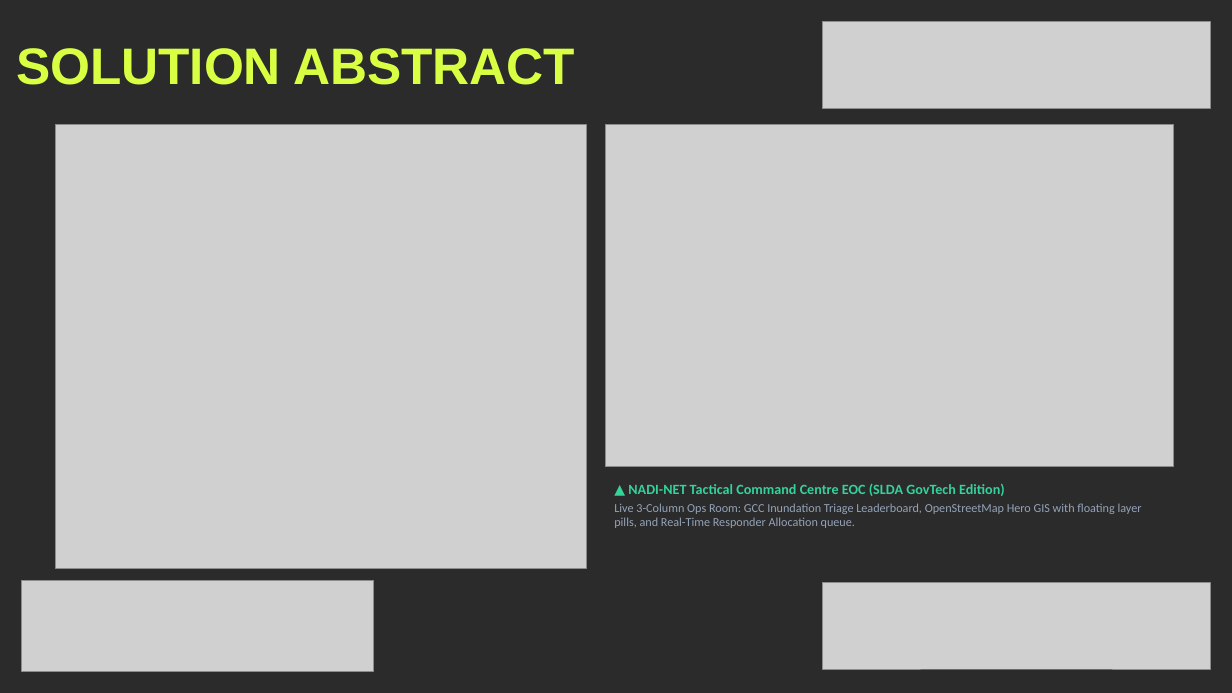
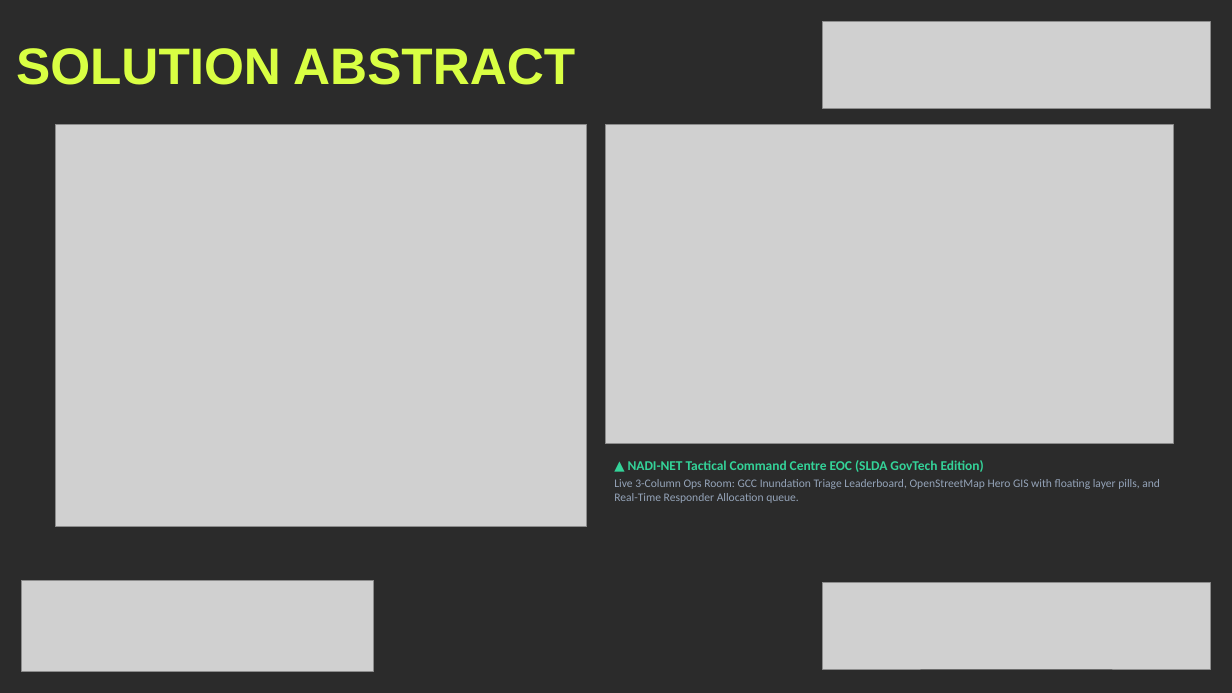
Before and after one commit to Vishnu-3727/nadi-net, a slide deck: slide 3 of NADI_NET_K_HACKS_Presentation.pptx. Drawn at 1232x693 pixels with LibreOffice and Linux fonts; fonts in the diff are those of the drawing; grey boxes stand for pictures; background and template pictures are left out; a plain dark background stands for a picture behind light text. Boxes give left, top, right and bottom in pixels: in the first picture for what was removed or moved away, otherwise in the second. Text is boxed around its words. In the diff, an @@ line names an element or a change of style, - is before the commit and + after.

```diff
--- a/NADI_NET_K_HACKS_Presentation.pptx
+++ b/NADI_NET_K_HACKS_Presentation.pptx
@@ picture: place and size @@
-picture at box(55, 125, 587, 568)
+picture at box(55, 125, 587, 527)
@@ picture: place and size @@
-picture at box(605, 125, 1174, 467)
+picture at box(605, 125, 1174, 444)
@@ text "▲ NADI-NET Tactical Command Centre ...": place and size @@
-text "▲ NADI-NET Tactical Command Centre ..." at box(614, 484, 1142, 528)
+text "▲ NADI-NET Tactical Command Centre ..." at box(614, 460, 1160, 503)
@@ text "▲ NADI-NET Tactical Command Centre ..." at box(614, 460, 1160, 503): size 11 to 10.5 pt in "▲ NADI-NET Tactical Command Centre EOC (SLDA ..."; size 9.5 to 9 pt in "Live 3-Column Ops Room: GCC Inundation Triage ..." @@
```
Also in this commit, not shown: 5 other slides changed.
